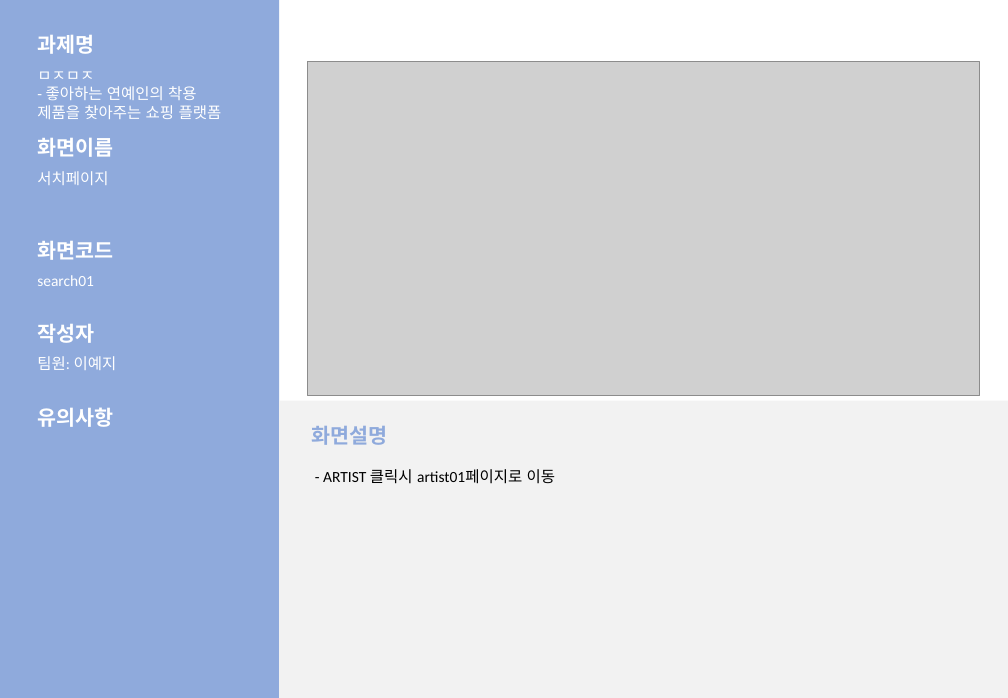
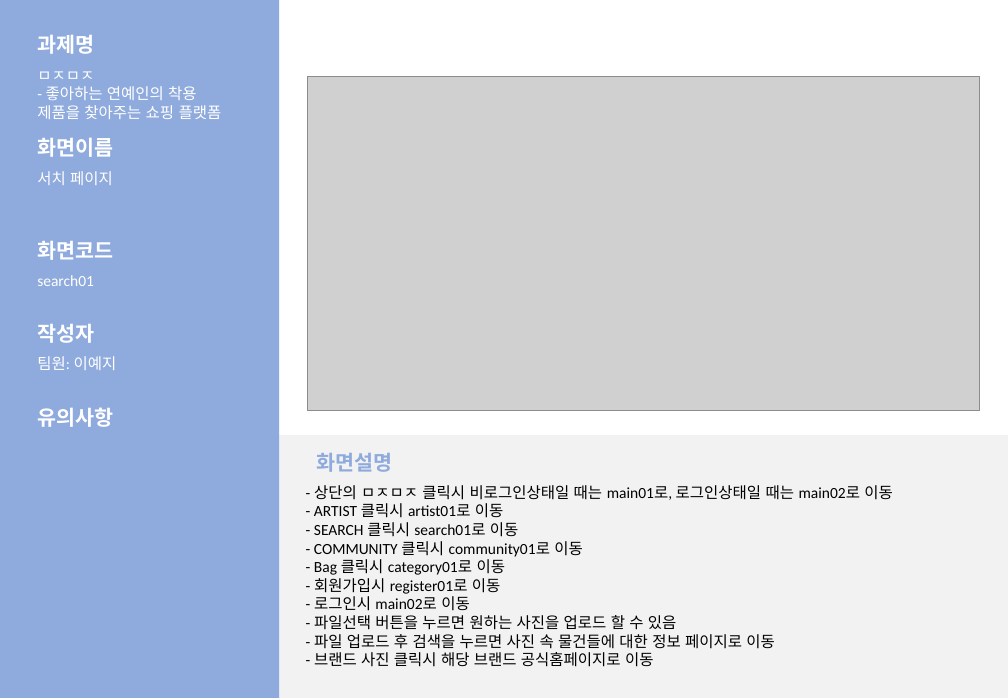
Before and after one commit to LeticiaKang/Project_Idol-Fandom-WebPlaform, a slide deck: slide 10 of 산출문서/화면설계서/화면설계서_서식(1조. HappyVirus).pptx. Drawn at 1008x698 pixels with LibreOffice and Linux fonts; fonts in the diff are those of the drawing; grey boxes stand for pictures. Boxes give left, top, right and bottom in pixels: in the first picture for what was removed or moved away, otherwise in the second. Text is boxed around its words. In the diff, an @@ line names an element or a change of style, - is before the commit and + after.

Commit message:
화면설계서
- 완성

```diff
--- a/산출문서/화면설계서/화면설계서_서식(1조. HappyVirus).pptx
+++ b/산출문서/화면설계서/화면설계서_서식(1조. HappyVirus).pptx
@@ picture: place and size @@
-picture at (307,61,980,396)
+picture at (307,76,980,410)
@@ text at (37,171,113,185): spaces changed @@
-서치페이지
+서치 페이지
@@ rectangle "- 상단의 ㅁㅈㅁㅈ 클릭시 비로그인상태일 ...": place and size @@
-rectangle "- 상단의 ㅁㅈㅁㅈ 클릭시 비로그인상태일 ..." at (279,400,1008,698)
+rectangle "- 상단의 ㅁㅈㅁㅈ 클릭시 비로그인상태일 ..." at (279,436,1008,698)
@@ text "화면설명": place and size @@
-text "화면설명" at (311,426,387,445)
+text "화면설명" at (316,453,392,472)
@@ text removed at (323,469,555,484) @@
-- ARTIST 클릭시 artist01페이지로 이동
@@ text in rectangle at (314,485,892,667): text added @@
+- 상단의 ㅁㅈㅁㅈ 클릭시 비로그인상태일 때는 main01로, 로그인상태일 때는 main02로 이동
+- ARTIST 클릭시 artist01로 이동
+- SEARCH 클릭시 search01로 이동
+- COMMUNITY 클릭시 community01로 이동
+- Bag 클릭시 category01로 이동
+- 회원가입시 register01로 이동
+- 로그인시 main02로 이동
+- 파일선택 버튼을 누르면 원하는 사진을 업로드 할 수 있음
+- 파일 업로드 후 검색을 누르면 사진 속 물건들에 대한 정보 페이지로 이동
+- 브랜드 사진 클릭시 해당 브랜드 공식홈페이지로 이동
```
Also in this commit, not shown: 13 other slides changed.
